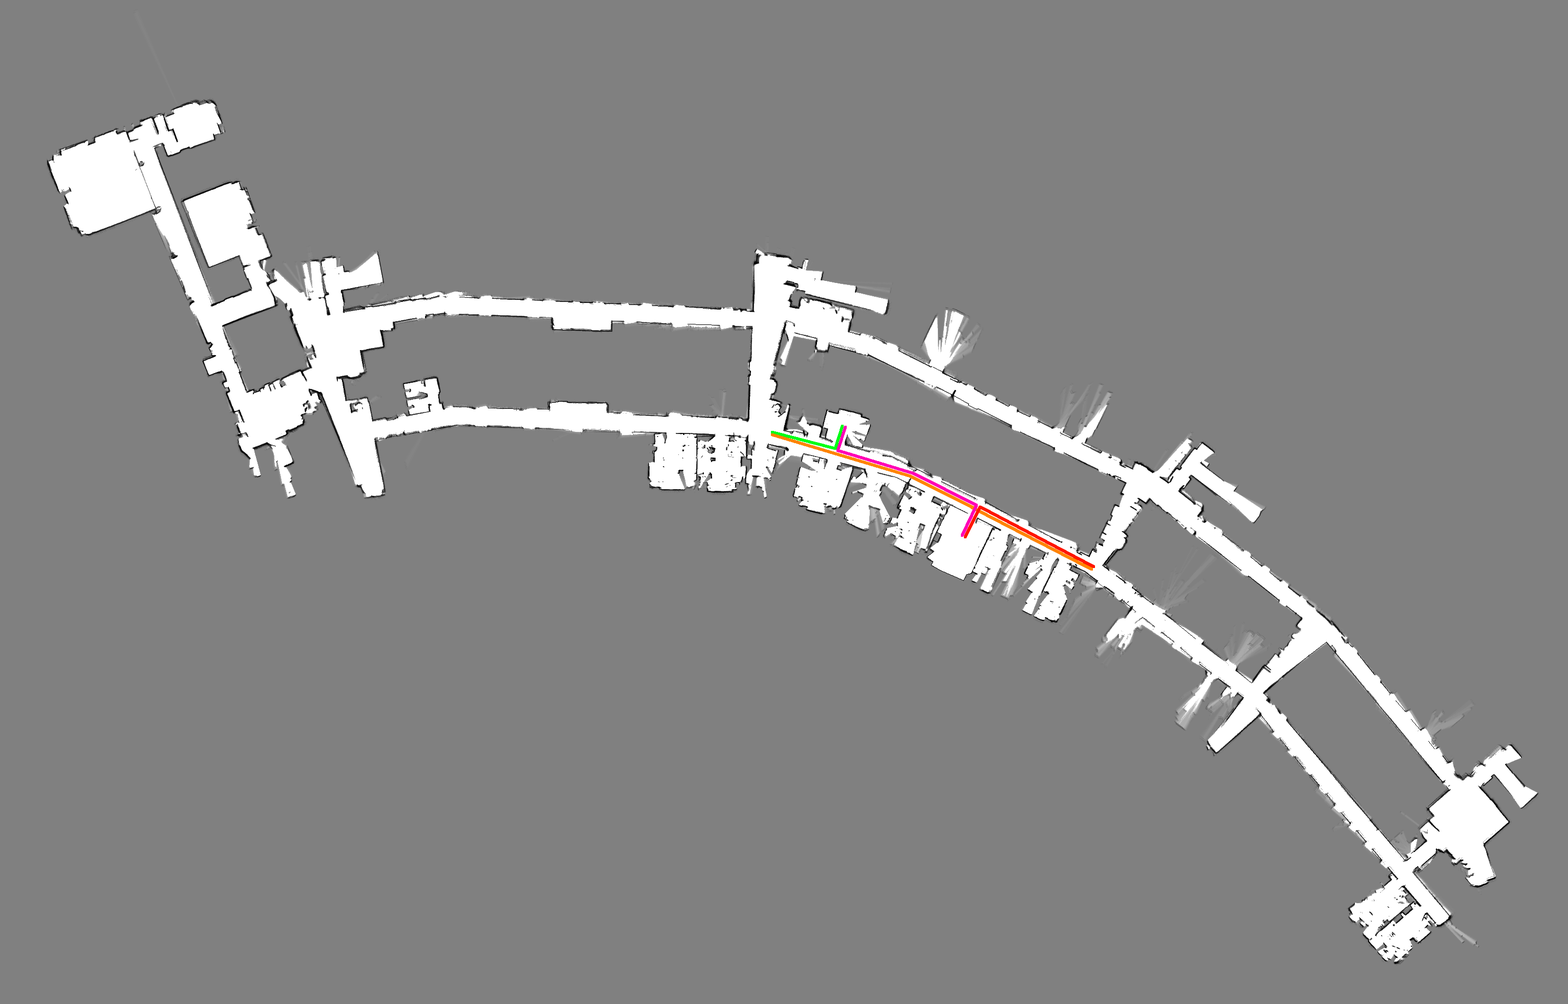
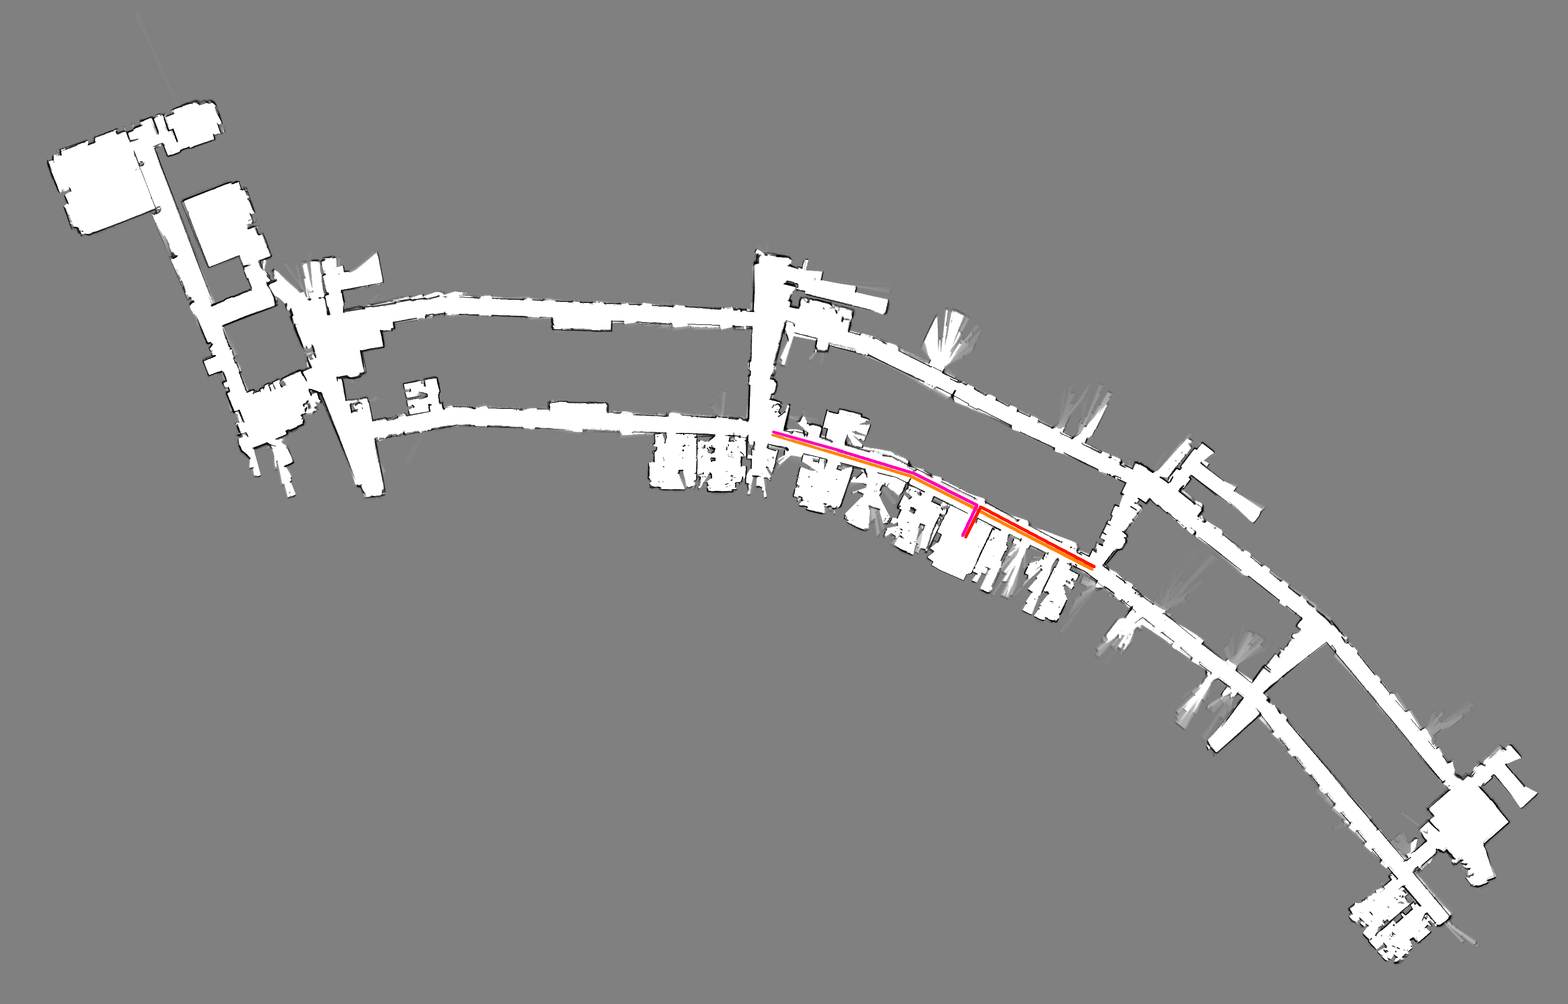
Layers edited between the first and the second 1568×1004 image:
added layer "mini_path_007" above "jobot_path_001" over [771, 430, 1096, 571]
hid "jobot_path_001" over [770, 424, 1095, 571]